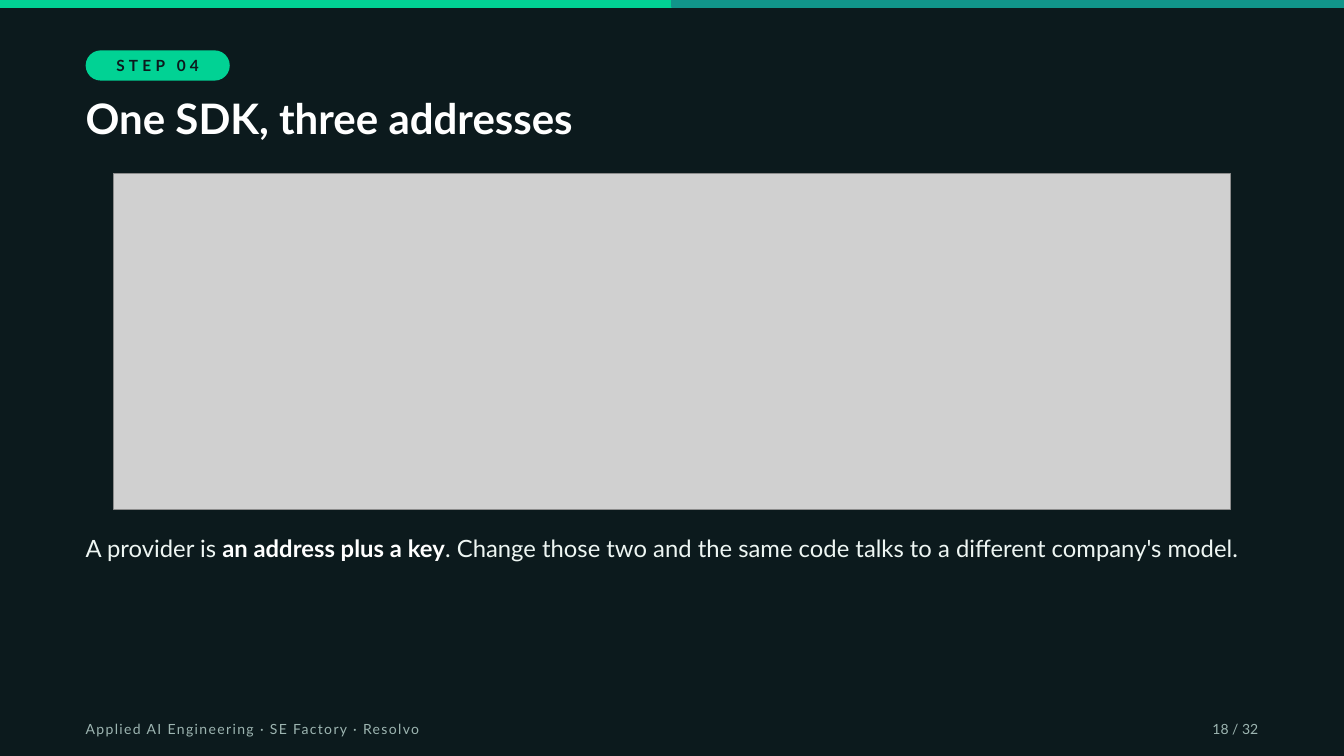
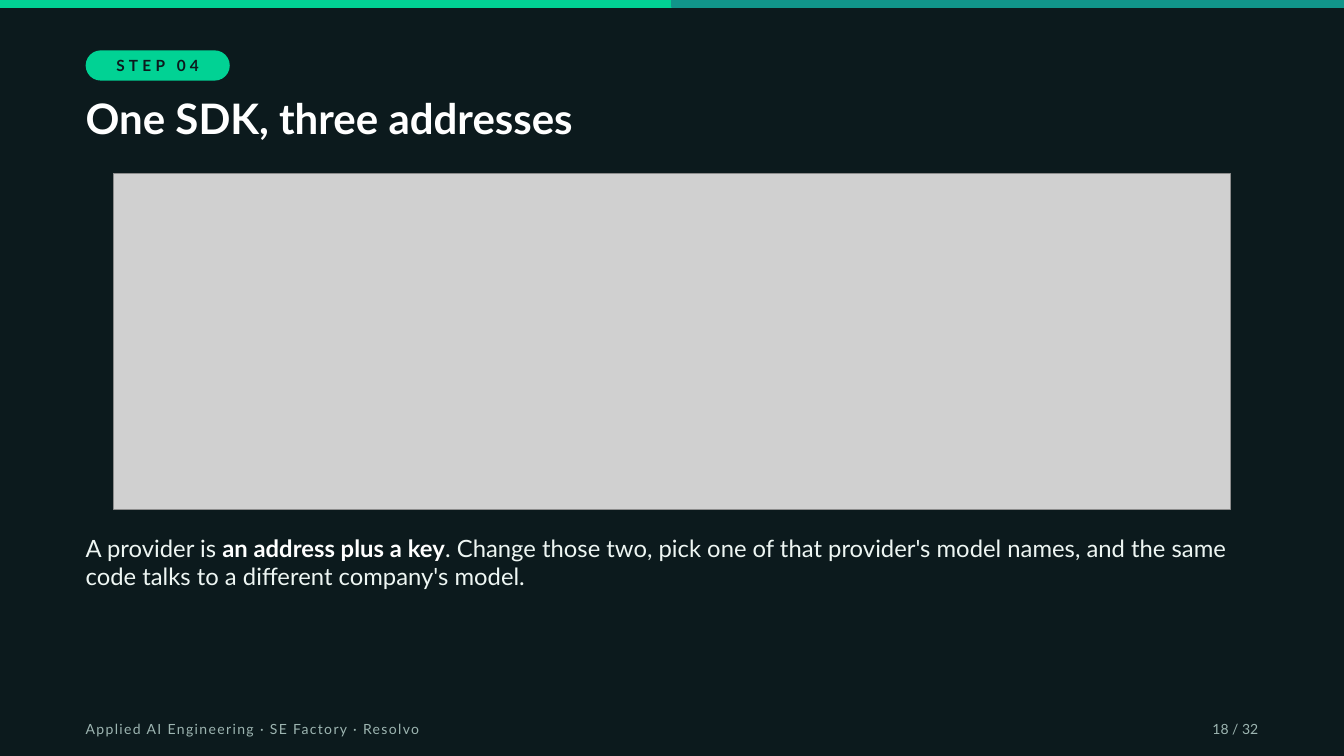
Before and after one commit to hasankanaan26/prep-kit, a slide deck: slide 18 of slides/session-00.pptx. Drawn at 1344x756 pixels with LibreOffice and Linux fonts; fonts in the diff are those of the drawing; grey boxes stand for pictures. Boxes give left, top, right and bottom in pixels: in the first picture for what was removed or moved away, otherwise in the second. Text is boxed around its words. In the diff, an @@ line names an element or a change of style, - is before the commit and + after.

```diff
--- a/slides/session-00.pptx
+++ b/slides/session-00.pptx
@@ text at <box>86,539,1226,589</box>: text changed @@
-A provider is an address plus a key. Change those two and the same code talks to a different company's model.
+A provider is an address plus a key. Change those two, pick one of that provider's model names, and the same code talks to a different company's model.
```
Also in this commit, not shown: 6 other slides changed.
